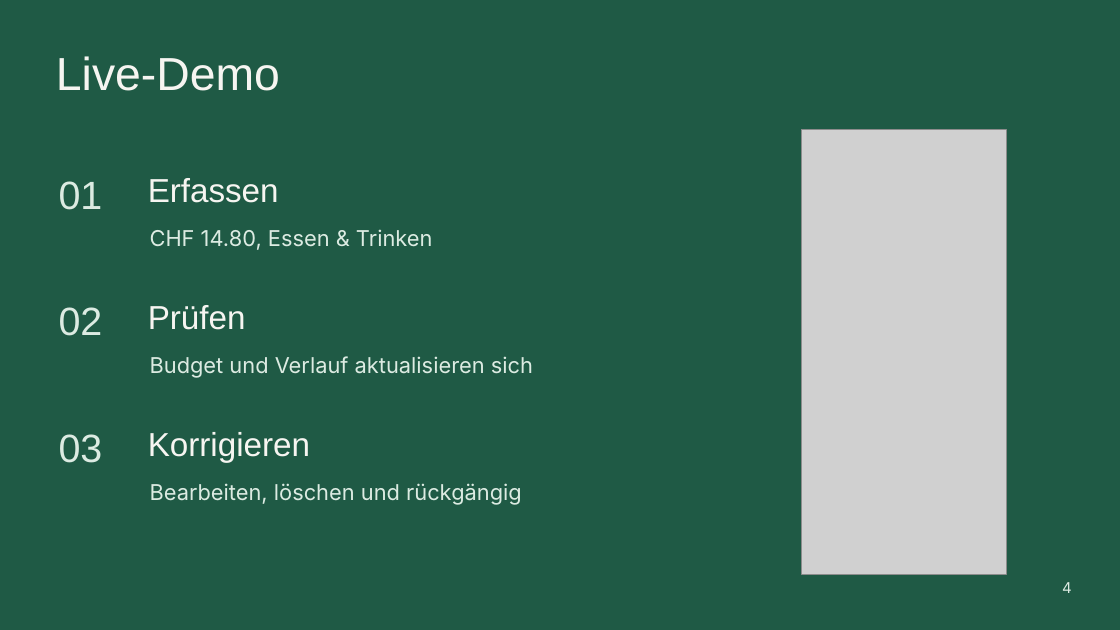
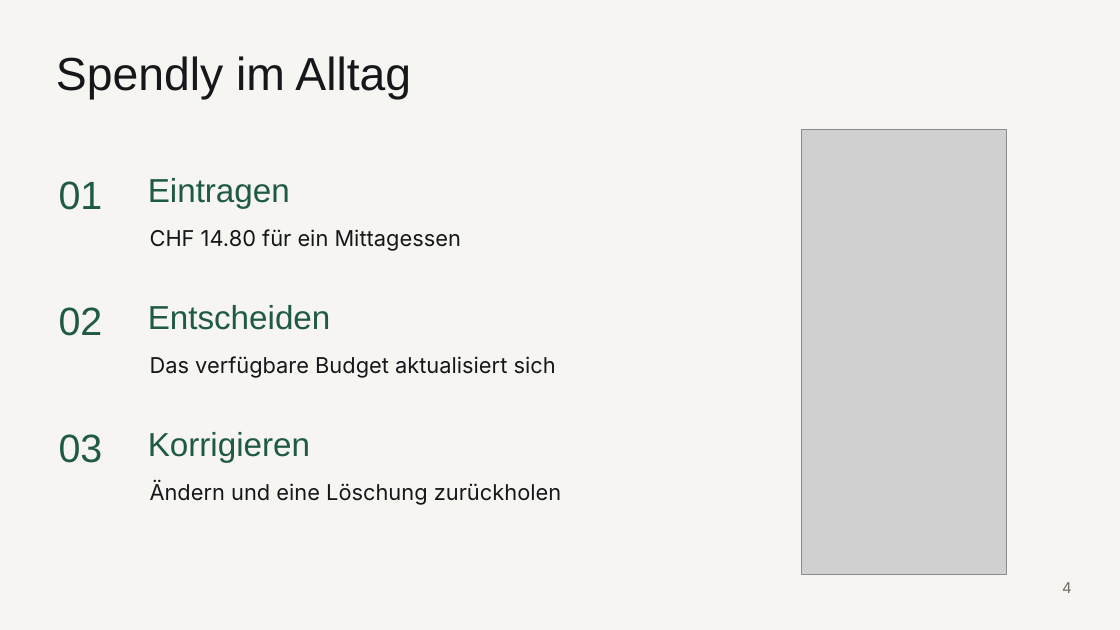
Before and after one commit to germanndarian/Spendly, a slide deck: slide 4 of docs/lb3/Spendly_LB3_Praesentation.pptx. Drawn at 1120x630 pixels with LibreOffice and Linux fonts; fonts in the diff are those of the drawing; grey boxes stand for pictures. Boxes give left, top, right and bottom in pixels: in the first picture for what was removed or moved away, otherwise in the second. Text is boxed around its words. In the diff, an @@ line names an element or a change of style, - is before the commit and + after.

```diff
--- a/docs/lb3/Spendly_LB3_Praesentation.pptx
+++ b/docs/lb3/Spendly_LB3_Praesentation.pptx
@@ background #1F5A45 to #F6F5F1 @@
@@ text at (56,56,411,99): text changed; text colour #F6F5F1 to #15171A @@
-Live-Demo
+Spendly im Alltag
@@ text at (148,178,290,209): text changed; text colour #F6F5F1 to #1F5A45 @@
-Erfassen
+Eintragen
@@ text at (150,229,461,251): text changed; text colour #DCEBE2 to #15171A @@
-CHF 14.80, Essen & Trinken
+CHF 14.80 für ein Mittagessen
@@ text at (148,305,331,330): text changed; text colour #F6F5F1 to #1F5A45 @@
-Prüfen
+Entscheiden
@@ text at (150,356,556,378): text changed; text colour #DCEBE2 to #15171A @@
-Budget und Verlauf aktualisieren sich
+Das verfügbare Budget aktualisiert sich
@@ text colour #DCEBE2 to #1F5A45 in 3 elements at (59,181,103,210), (59,307,103,336), (59,434,103,463) @@
@@ text "Korrigieren" at (148,432,310,463): text colour #F6F5F1 to #1F5A45 @@
@@ text at (150,481,561,505): text changed; text colour #DCEBE2 to #15171A @@
-Bearbeiten, löschen und rückgängig
+Ändern und eine Löschung zurückholen
@@ text "4" at (1062,582,1072,593): text colour #DCEBE2 to #6E6D68 @@
```
Also in this commit, not shown: 4 other slides changed, 5 slides added, 5 slides removed, 3 other files.
